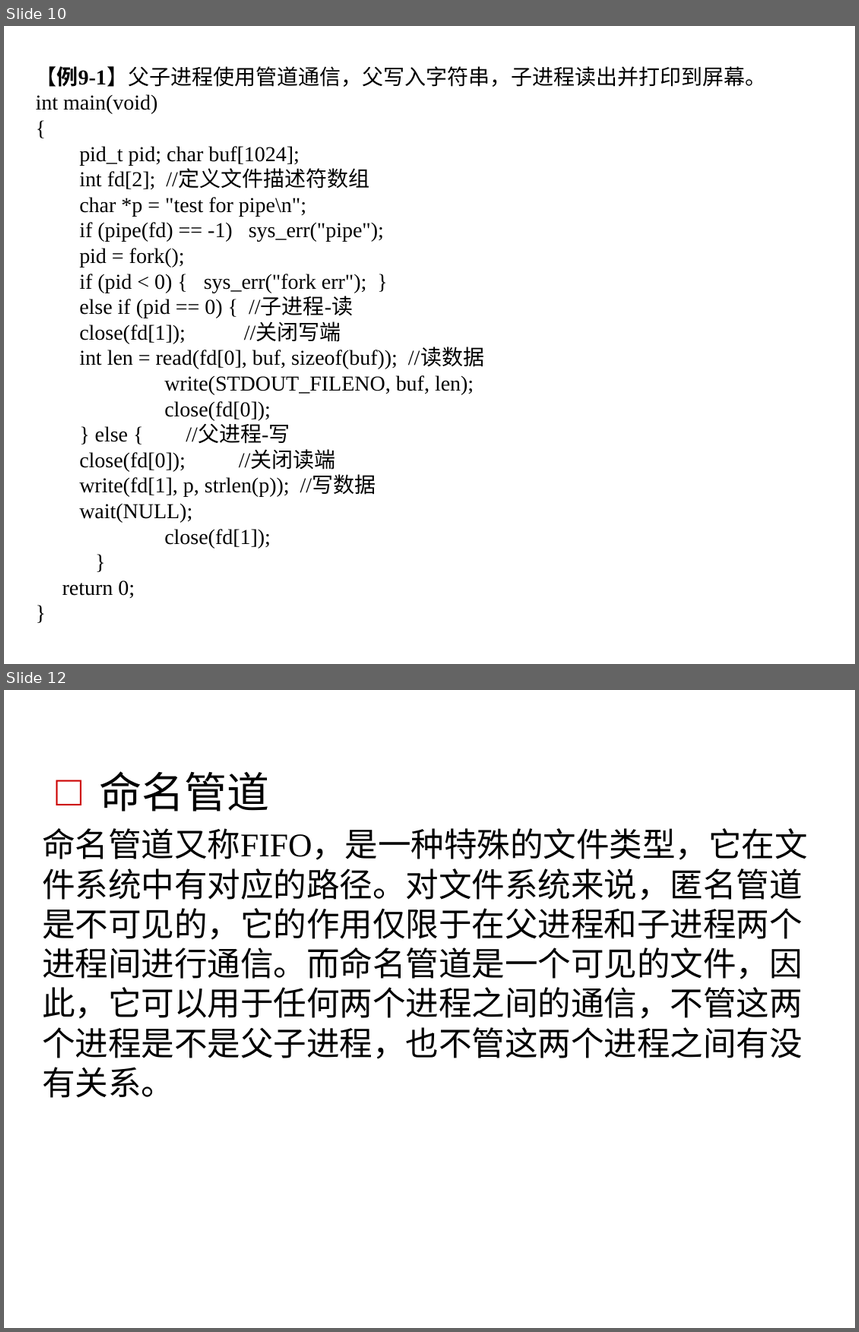
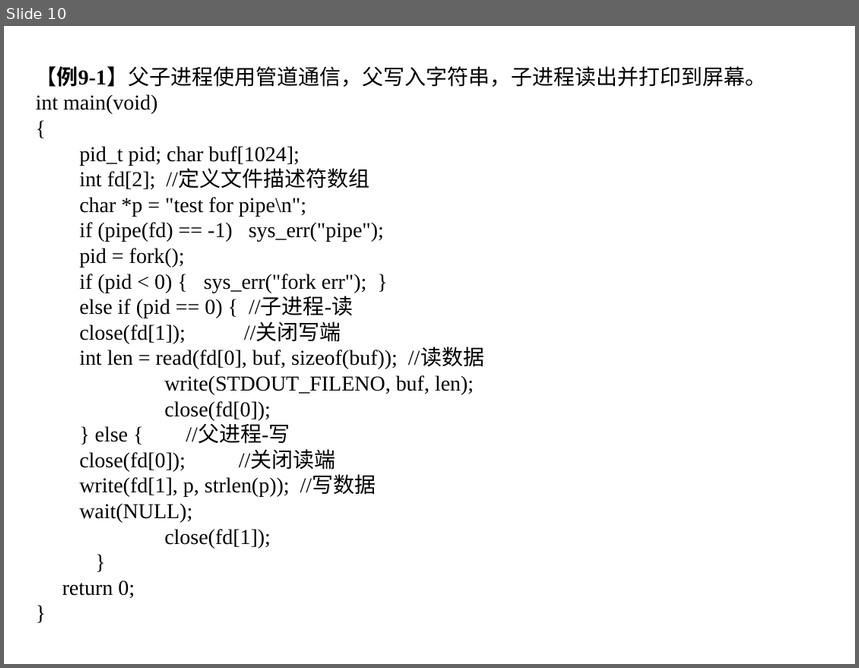
Before and after one commit to gengabcd/linux_ppt, a slide deck: 第9章 进程间通信 .ppt. Shown one above the other, each under a label of ours: slides 10 and 12 before the commit, slide 10 after it; the slides between them are not shown. The pictures are 859x1332 and 859x668 pixels, drawn with LibreOffice and Linux fonts; fonts in the diff are those of the drawing; background and template pictures are left out. Boxes give left, top, right and bottom in pixels: in the first picture for what was removed or moved away, otherwise in the second. Text is boxed around its words. In the diff, an @@ line names an element or a change of style, - is before the commit and + after.

```diff
--- a/第9章 进程间通信 .ppt
+++ b/第9章 进程间通信 .ppt
@@ slide 12 removed at (4,690,855,1328), background picture (left out) @@
@@ text removed at (100,771,270,812) @@
-□ 命名管道
@@ text removed at (42,828,808,1098) @@
-命名管道又称FIFO，是一种特殊的文件类型，它在文件系统中有对应的路径。对文件系统来说，匿名管道是不可见的，它的作用仅限于在父进程和子进程两个进程间进行通信。而命名管道是一个可见的文件，因此，它可以用于任何两个进程之间的通信，不管这两个进程是不是父子进程，也不管这两个进程之间有没有关系。
```
Also in this commit, not shown: 32 other slides removed.
